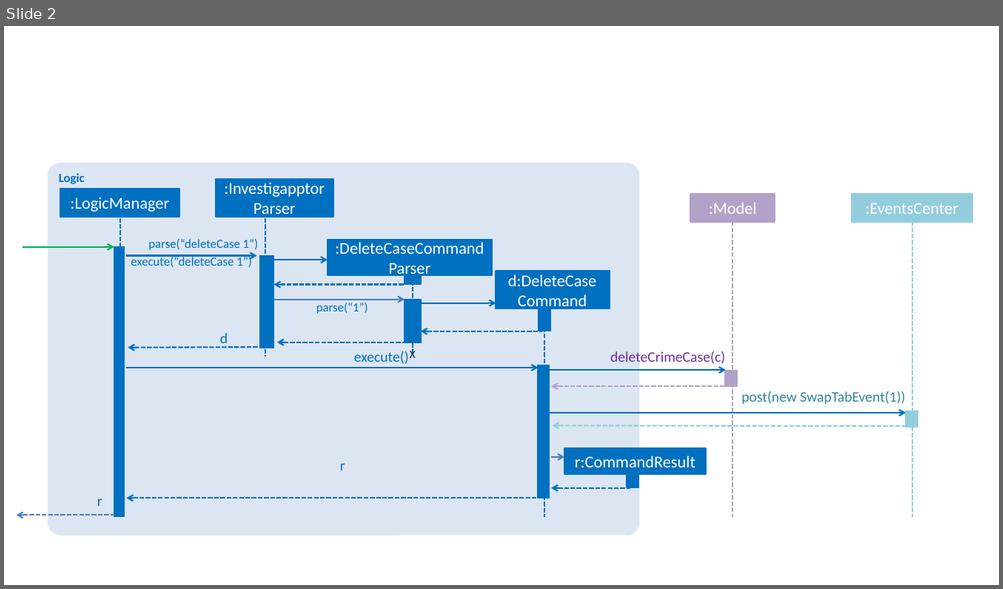
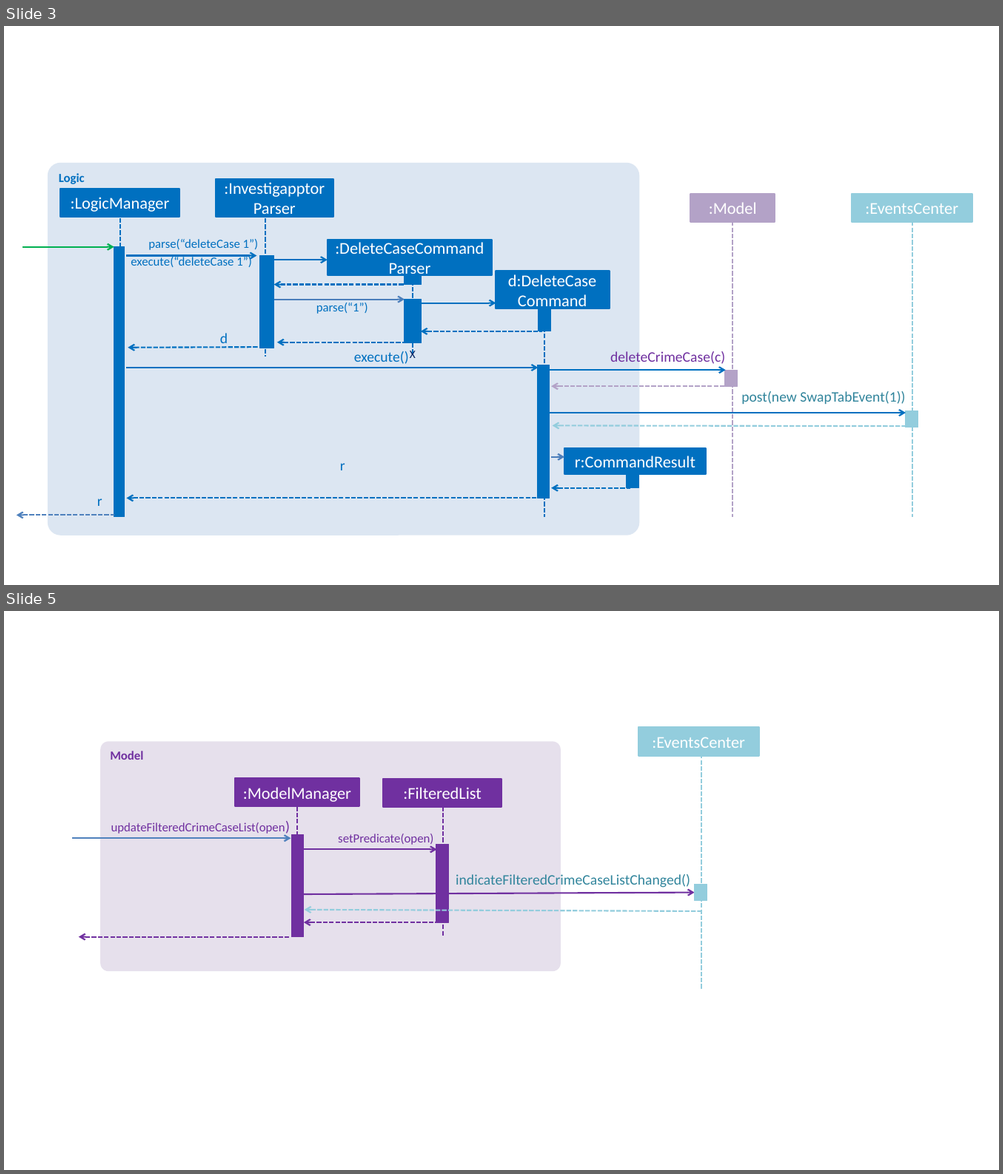
Before and after one commit to quentinkhoo/main, a slide deck: docs/diagrams/LogicComponentSequenceDiagram.pptx. Shown one above the other, each under a label of ours: slide 2 before the commit, slides 3 and 5 after it; the slides between them are not shown. The pictures are 1003x589 and 1003x1174 pixels, drawn with LibreOffice and Linux fonts; fonts in the diff are those of the drawing. Boxes give left, top, right and bottom in pixels: in the first picture for what was removed or moved away, otherwise in the second. Text is boxed around its words. In the diff, an @@ line names an element or a change of style, - is before the commit and + after.

```diff
--- a/docs/diagrams/LogicComponentSequenceDiagram.pptx
+++ b/docs/diagrams/LogicComponentSequenceDiagram.pptx
@@ slide 5 added at bbox=[4, 611, 999, 1170], background #FFFFFF @@
@@ rounded rectangle added at bbox=[100, 741, 560, 971], fill #E6E0EC, 12 pt, text #7030A0, bold @@
+Model
@@ rectangle added at bbox=[638, 727, 759, 756], fill #93CDDD, outline #93CDDD 1.5 pt, 16 pt, text #FFFFFF @@
+:EventsCenter
@@ line added from (701, 755) to (701, 990), #93CDDD 1.5 pt dashed @@
@@ rectangle added at bbox=[236, 778, 359, 806], fill #7030A0, outline #7030A0 1.5 pt, 16 pt, text #FFFFFF @@
+:ModelManager
@@ rectangle added at bbox=[383, 779, 501, 807], fill #7030A0, outline #7030A0 1.5 pt, 16 pt, text #FFFFFF @@
+:FilteredList
@@ line added from (297, 806) to (297, 937), #7030A0 1.5 pt dashed @@
@@ line added from (443, 806) to (443, 937), #7030A0 1.5 pt dashed @@
@@ text added at bbox=[111, 823, 285, 834], 12 pt, text #7030A0 @@
+updateFilteredCrimeCaseList(open)
@@ arrow added from (73, 839) to (290, 839), #4F81BD 1.5 pt @@
@@ rectangle added at bbox=[291, 834, 304, 937], fill #7030A0, outline #7030A0 0.75 pt @@
@@ arrow added from (304, 850) to (437, 850), #7030A0 1.5 pt @@
@@ text added at bbox=[338, 834, 433, 845], 12 pt, text #7030A0 @@
+setPredicate(open)
@@ rectangle added at bbox=[436, 845, 449, 923], fill #7030A0, outline #7030A0 0.75 pt @@
@@ text added at bbox=[455, 874, 690, 888], 14 pt, text #31859C @@
+indicateFilteredCrimeCaseListChanged()
@@ arrow added from (304, 894) to (694, 893), #7030A0 1.5 pt @@
@@ rectangle added at bbox=[694, 885, 707, 901], fill #93CDDD, outline #93CDDD 0.75 pt @@
@@ arrow added from (701, 911) to (304, 910), #93CDDD 1.5 pt dashed @@
@@ arrow added from (290, 937) to (79, 937), #7030A0 1.5 pt dashed @@
@@ arrow added from (437, 923) to (304, 923), #7030A0 1.5 pt dashed @@
@@ what was slide 2 is now slide 3 @@
```
Also in this commit, not shown: 5 other slides added, 13 other files.
